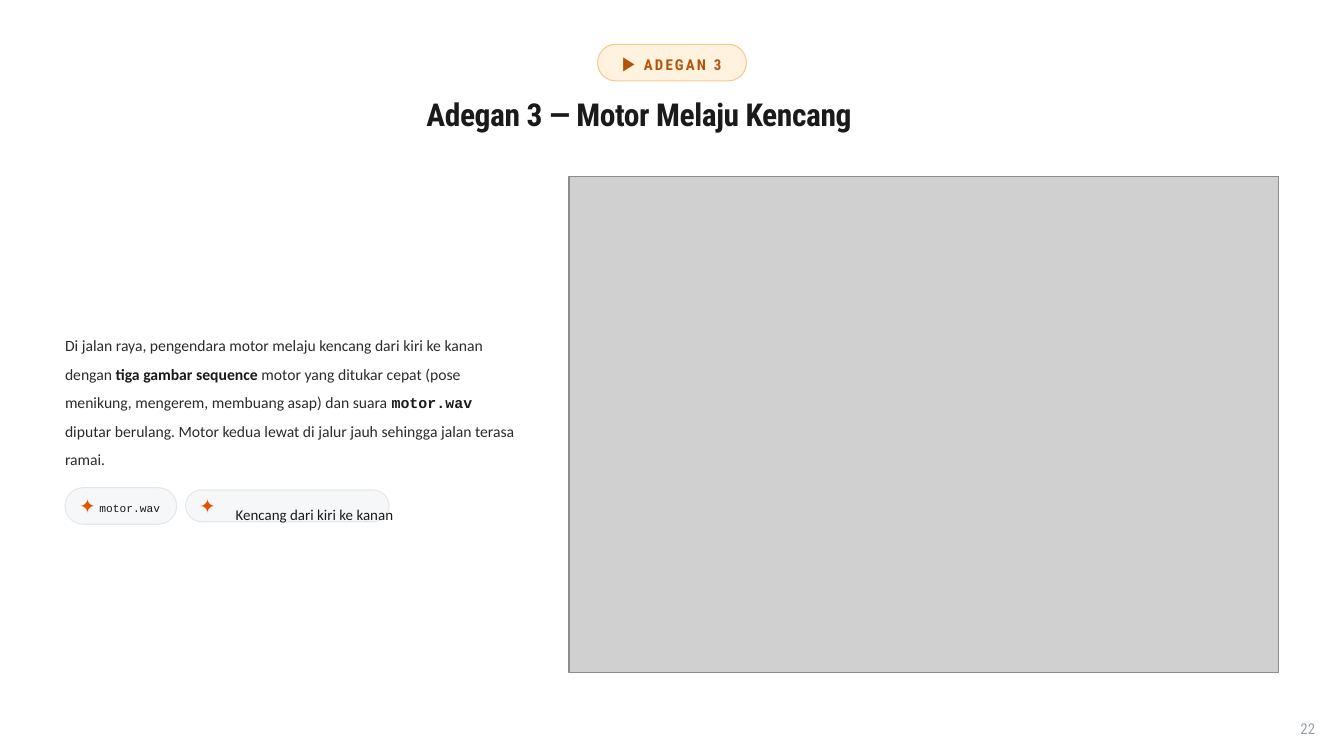
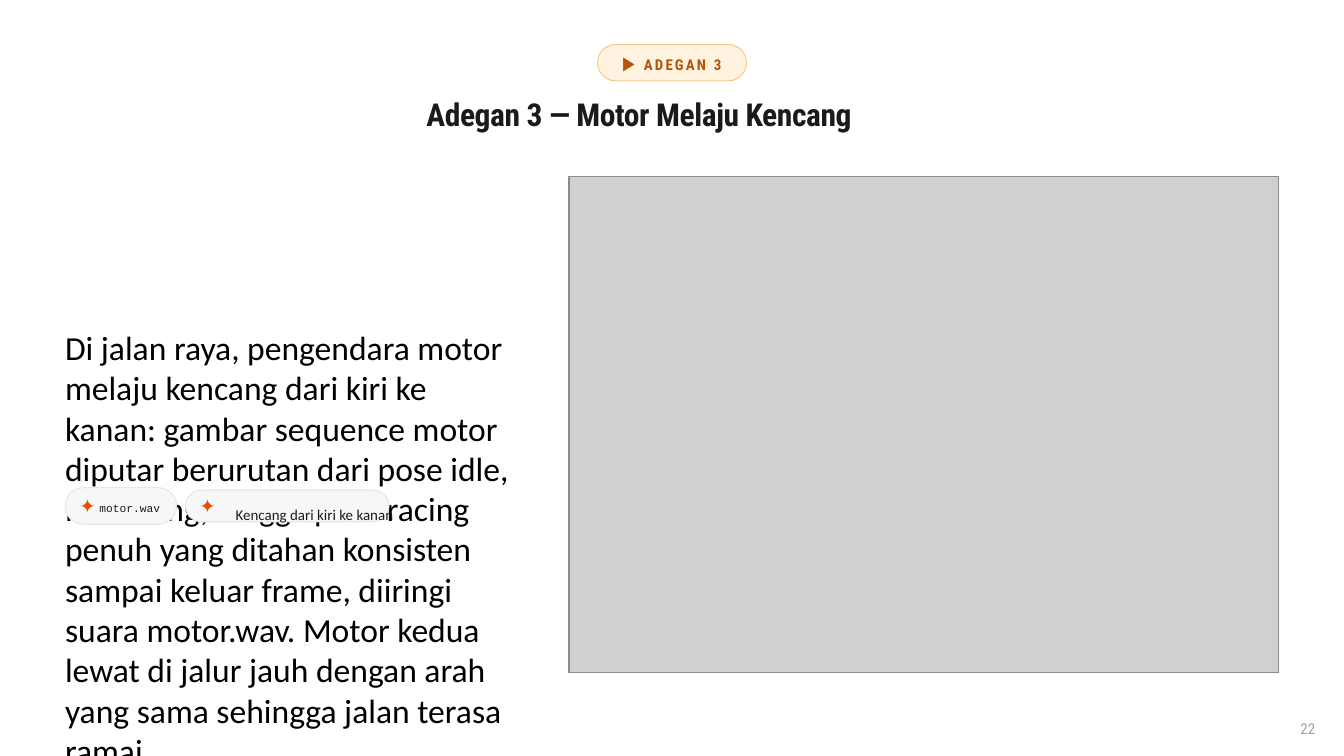
Before and after one commit to 0Zeroiszero/tugas_polymorphisme_kelompok-1_pbo, a slide deck: slide 22 of deliverables/Tugas_Polymorphism_Kelompok1_PBO_FINAL.pptx. Drawn at 1344x756 pixels with LibreOffice and Linux fonts; fonts in the diff are those of the drawing; grey boxes stand for pictures. Boxes give left, top, right and bottom in pixels: in the first picture for what was removed or moved away, otherwise in the second. Text is boxed around its words. In the diff, an @@ line names an element or a change of style, - is before the commit and + after.

```diff
--- a/deliverables/Tugas_Polymorphism_Kelompok1_PBO_FINAL.pptx
+++ b/deliverables/Tugas_Polymorphism_Kelompok1_PBO_FINAL.pptx
@@ text at (x1=65, y1=336, x2=508, y2=729): text changed; size 8.4 to 18 pt; text colour #2B2B2B to #000000 @@
-Di jalan raya, pengendara motor melaju kencang dari kiri ke kanan dengan tiga gambar sequence motor yang ditukar cepat (pose menikung, mengerem, membuang asap) dan suara motor.wav diputar berulang. Motor kedua lewat di jalur jauh sehingga jalan terasa ramai.
+Di jalan raya, pengendara motor melaju kencang dari kiri ke kanan: gambar sequence motor diputar berurutan dari pose idle, menikung, hingga pose racing penuh yang ditahan konsisten sampai keluar frame, diiringi suara motor.wav. Motor kedua lewat di jalur jauh dengan arah yang sama sehingga jalan terasa ramai.
```
Also in this commit, not shown: 2 other slides changed, 3 other files.
